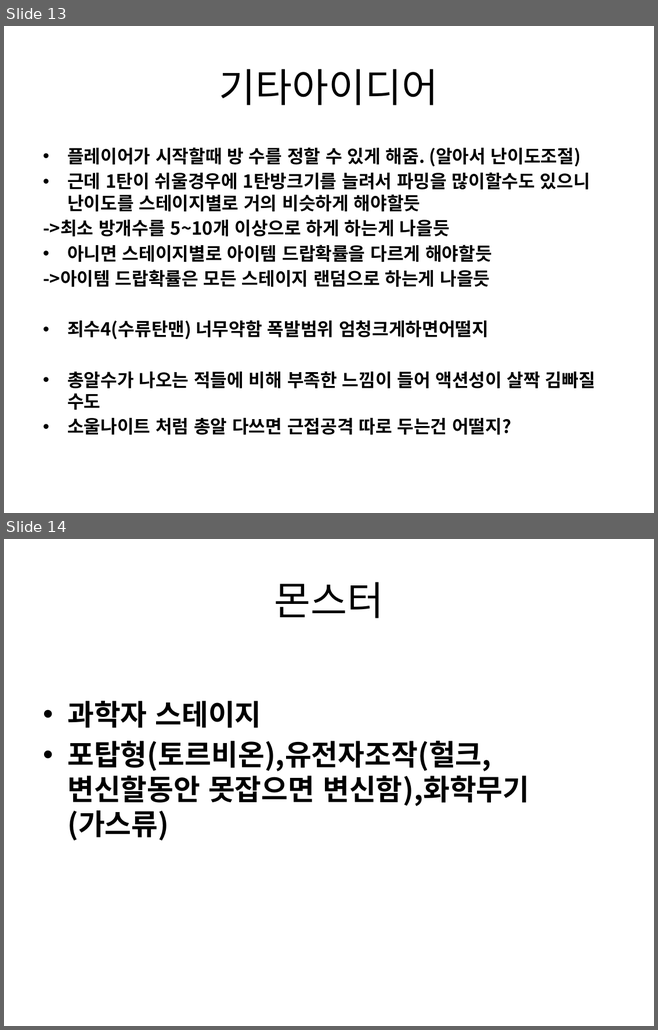
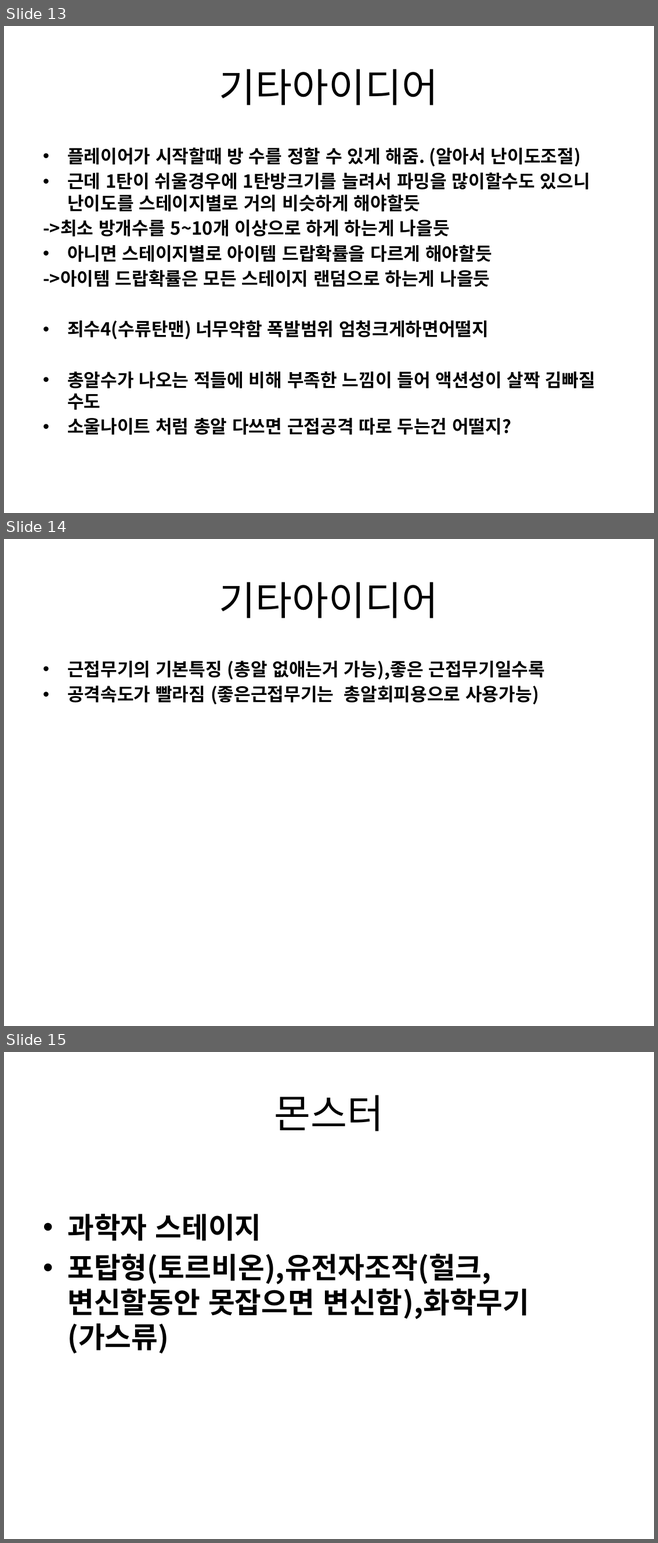
Before and after one commit to gkdlgndpdu/EscapeJail, a slide deck: EscapeJail/Assets/기획/스테이지1기획.pptx. Shown one above the other, each under a label of ours: slides 13 and 14 before the commit, slides 13, 14 and 15 after it. The pictures are 658x1030 and 658x1543 pixels, drawn with LibreOffice and Linux fonts; fonts in the diff are those of the drawing. Boxes give left, top, right and bottom in pixels: in the first picture for what was removed or moved away, otherwise in the second. Text is boxed around its words. In the diff, an @@ line names an element or a change of style, - is before the commit and + after.

Commit message:
플레이어 근접무기

```diff
--- a/EscapeJail/Assets/기획/스테이지1기획.pptx
+++ b/EscapeJail/Assets/기획/스테이지1기획.pptx
@@ slide 14 added at (x1=4, y1=539, x2=654, y2=1026), background #FFFFFF @@
@@ title added at (x1=219, y1=582, x2=438, y2=618), 44 pt, text #000000 @@
+기타아이디어
@@ text added at (x1=67, y1=661, x2=545, y2=704), 20 pt, text #000000, bold @@
+• 근접무기의 기본특징 (총알 없애는거 가능),좋은 근접무기일수록
+• 공격속도가 빨라짐 (좋은근접무기는 총알회피용으로 사용가능)
@@ what was slide 14 is now slide 15 @@
```
Also in this commit, not shown: 18 other files.
